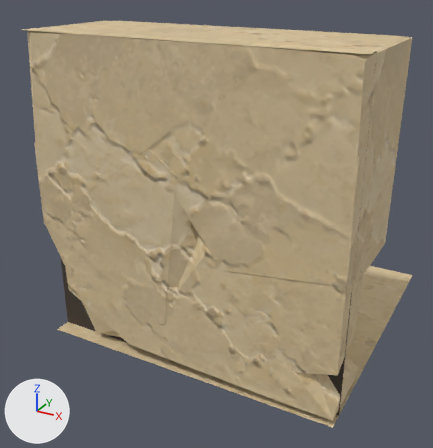
What one commit did to the glTF model assets/custom/models/ground_modules/ground_square_edge_03.glb.
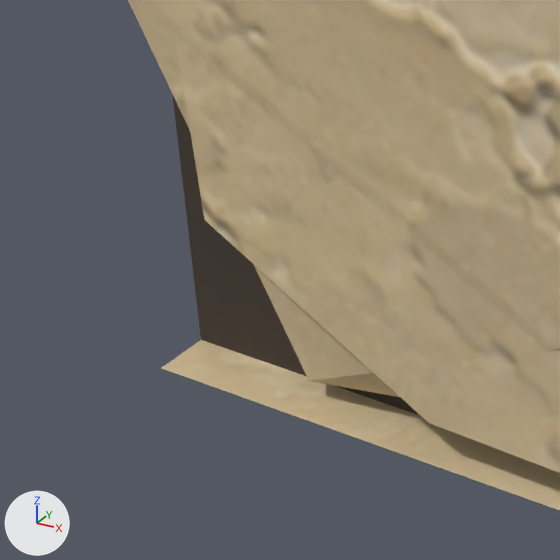
The first picture shows the older version from a camera (50 mm lens) standing at (1.342, -1.287, 1.179) and looking at (0.425, 0.381, 0.345). The close-ups show the older and then the newer version on the part from 3% to 38% of the width and 52% to 85% of the height of that picture. Only the edits that show in the close-ups are written down. The axes (+X, +Y, +Z) are drawn at lower left. The lights are the same throughout.

Names of what the first close-up shows: 'GroundSquareEdge03_Body'.
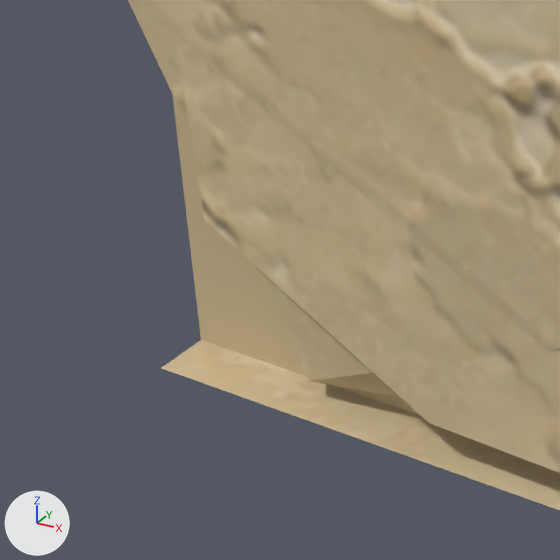
Edits to the bpy script that builds the scene:
```text
Change mat_groundmodulerecess:
    mat_groundmodulerecess.base_color: (0.06, 0.045, 0.032) -> (0.61, 0.48, 0.28)  # brown #453c32 -> beige #cdb890
```

Boxes (x1, y1, x2, y2) around the edits, measured in the close-ups (560 x 560 px):
'GroundSquareEdge03_Body', recoloured (brown to beige)
    both: (172, 92, 429, 426)
